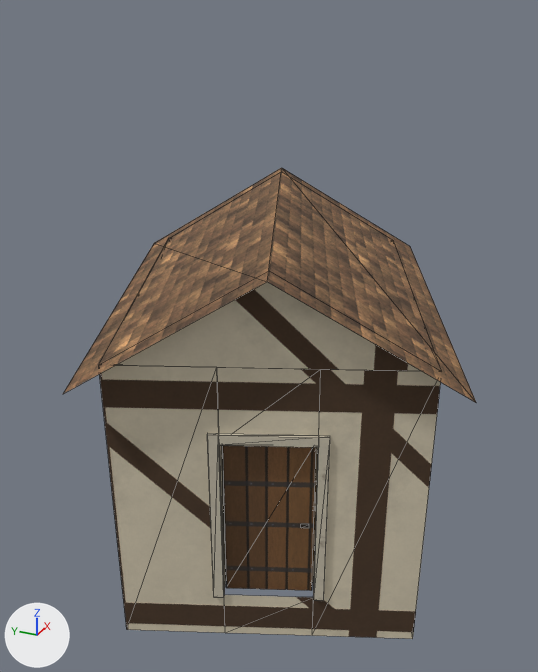
What one commit did to the glTF model world/bridgehollow__dyers_walk_local/export/models/buildings/bld_house_089.glb.
Both versions are drawn from a 50 mm lens placed at (-8.28, -3.62, 7.13), pointed at (-0.16, 0.03, 3.07). Every picture has the same lights, and +X, +Y and +Z are marked at lower left. The first picture is the older version. Mesh edges are drawn as thin lines. Vertices at exactly the same position are counted once.

The older version as bpy lines, for what is in view:
```python
me_bld_house_089 = bpy.data.meshes.new('bld_house_089')
me_bld_house_089.from_pydata(...)  # 252 vertices, 328 faces; spans x -2.71..2.71, y -2.45..2.45, z 0.0..3.66
# faces by material slot: [6, 60, 222, 40]
me_bld_house_089.materials.append(mat_mat_glass)  # pale blue #d5e7ee
me_bld_house_089.materials.append(mat_mat_plaster)
me_bld_house_089.materials.append(mat_mat_trim)
me_bld_house_089.materials.append(mat_mat_wall_frame)
me_bld_house_089_door1 = bpy.data.meshes.new('bld_house_089_door1')
me_bld_house_089_door1.from_pydata(...)  # 16 vertices, 14 faces; spans x -0.02..0.4, y -0.96..0.01, z 0.0..2.09
me_bld_house_089_door1.materials.append(mat_mat_door_wood)
me_bld_house_089_roof = bpy.data.meshes.new('bld_house_089_roof')
me_bld_house_089_roof.from_pydata(...)  # 72 vertices, 74 faces; spans x -3.11..3.11, y -2.85..2.85, z 3.29..4.71
# faces by material slot: [8, 60, 4, 2]
me_bld_house_089_roof.materials.append(mat_mat_ceiling)  # pale yellow #e0d7c5
me_bld_house_089_roof.materials.append(mat_mat_joist)  # beige #a18a70
me_bld_house_089_roof.materials.append(mat_mat_shingle)
me_bld_house_089_roof.materials.append(mat_mat_wall_frame)
ob_bld_house_089 = bpy.data.objects.new('bld_house_089', me_bld_house_089)
ob_bld_house_089.location = (0.0, 0.0, 0.0)
ob_bld_house_089_door1 = bpy.data.objects.new('bld_house_089_door1', me_bld_house_089_door1)
ob_bld_house_089_door1.location = (-2.14, -0.3, 0.63)
ob_bld_house_089_roof = bpy.data.objects.new('bld_house_089_roof', me_bld_house_089_roof)
ob_bld_house_089_roof.location = (0.0, 0.0, 0.0)
```
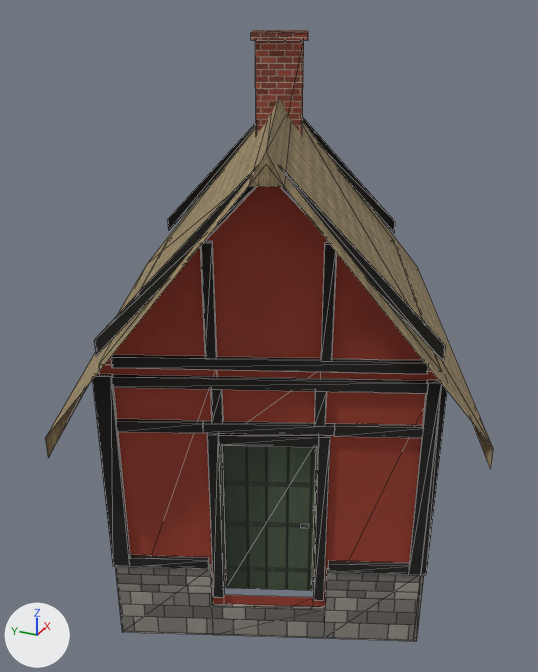
What differs and where, as boxes [x1, y1, x2, y2] in the pictures (538 x 672 px):
'bld_house_089', reshaped
    before: [100, 365, 441, 639]
    after: [92, 365, 447, 642]
'bld_house_089_roof', reshaped (8% wider, 87% taller)
    before: [63, 168, 476, 402]
    after: [45, 30, 493, 468]
part 1 of me_bld_house_089, added
    after: [92, 372, 447, 642]
part 2 of me_bld_house_089, recoloured
    both: [207, 433, 330, 601]
part 3 of me_bld_house_089, recoloured
    before: [100, 365, 441, 639]
    after: [99, 365, 438, 607]

Edits to the bpy script that builds the scene:
```text
Add mat_mat_s_brick_8d4332:
    mat_mat_s_brick_8d4332 = bpy.data.materials.new('mat_s_brick_8d4332')
    # uses the picture img_mat_s_brick_8d4332
    # uses the picture img_mat_s_brick_8d4332_n
Add mat_mat_s_tint_thatch_948360:
    mat_mat_s_tint_thatch_948360 = bpy.data.materials.new('mat_s_tint_thatch_948360')
    # uses the picture img_mat_s_tint_thatch_948360
    # uses the picture img_mat_s_tint_thatch_948360_n
Add mat_mat_s_beam_1b1816:
    mat_mat_s_beam_1b1816 = bpy.data.materials.new('mat_s_beam_1b1816')
    # uses the picture img_mat_s_beam_1b1816
    # uses the picture img_mat_s_beam_1b1816_n
Add mat_mat_s_plaster_a4412f:
    mat_mat_s_plaster_a4412f = bpy.data.materials.new('mat_s_plaster_a4412f')
    # uses the picture img_mat_s_plaster_a4412f
    # uses the picture img_mat_s_plaster_a4412f_n
Add mat_mat_s_tint_wall_stone_7a766f:
    mat_mat_s_tint_wall_stone_7a766f = bpy.data.materials.new('mat_s_tint_wall_stone_7a766f')
    # uses the picture img_mat_s_tint_wall_stone_7a766f
    # uses the picture img_mat_s_tint_wall_stone_7a766f_n
Change me_bld_house_089:
    remove me_bld_house_089.from_pydata(...)  # 252 vertices, 328 faces; spans x -2.71..2.71, y -2.45..2.45, z 0.0..3.66
    add me_bld_house_089.from_pydata(...)  # 632 vertices, 774 faces; spans x -2.79..2.79, y -2.53..2.53, z 0.0..3.66
    me_bld_house_089 part 1: 380 vertices added at x -2.79..2.79, y -2.53..2.53, z 0.0..3.66
    me_bld_house_089 part 2: 150 faces spanning x -2.34..2.36, y -2.16..1.7, z 0.61..2.87 switch from mat_mat_trim to mat_mat_s_beam_1b1816
    me_bld_house_089 part 3: 40 faces spanning x -2.71..2.71, y -2.45..2.45, z 0.0..3.66 switch from mat_mat_wall_frame to mat_mat_s_plaster_a4412f
    other edits to the shape of me_bld_house_089 do not show in these pictures
    add me_bld_house_089.materials.append(mat_mat_s_tint_wall_stone_7a766f)
Change me_bld_house_089_roof:
    remove me_bld_house_089_roof.from_pydata(...)  # 72 vertices, 74 faces; spans x -3.11..3.11, y -2.85..2.85, z 3.29..4.71
    add me_bld_house_089_roof.from_pydata(...)  # 168 vertices, 194 faces; spans x -3.34..3.34, y -3.08..3.08, z 2.82..6.71
    me_bld_house_089_roof part 4
    6 vertices are removed from x -3.11..3.11, y -0.98..2.85, z 3.47..4.71
    6 faces are deleted
    2 vertices move from x -2.34..-1.58, y -2.85..-0.94, z 3.47..4.71 to x -1.52..-1.46, y -2.34..-2.31, z 3.66..3.78
    61 vertices are added at x -3.34..2.76, y -3.08..2.47, z 2.82..6.71
    16 new vertices lie (0.0, 0.0, 1.22) away from vertices in x -2.36..2.36, y -1.44..1.44, z 3.78
    12 new vertices lie (0.0, 0.0, 0.18) away from vertices in x -2.76..2.76, y -2.47..2.47, z 3.78..5.65
    6 new vertices lie (5.01, 2.0, 0.0) away from vertices in x -3.34..-1.67, y -3.08..1.08, z 2.82..5.64
    7 new vertices lie (0.0, 0.0, 0.12) away from vertices in x -2.71..2.71, y -2.85..2.34, z 3.47..3.66
    88 new faces join them, mat_mat_s_beam_1b1816
    22 new faces join them, mat_mat_s_brick_8d4332
    2 new faces join them, mat_mat_s_plaster_a4412f
    14 new faces join them, mat_mat_s_tint_thatch_948360
    remove me_bld_house_089_roof.materials.append(mat_mat_shingle)
    remove me_bld_house_089_roof.materials.append(mat_mat_wall_frame)
    add me_bld_house_089_roof.materials.append(mat_mat_s_beam_1b1816)
    add me_bld_house_089_roof.materials.append(mat_mat_s_brick_8d4332)
    add me_bld_house_089_roof.materials.append(mat_mat_s_plaster_a4412f)
    add me_bld_house_089_roof.materials.append(mat_mat_s_tint_thatch_948360)
```
